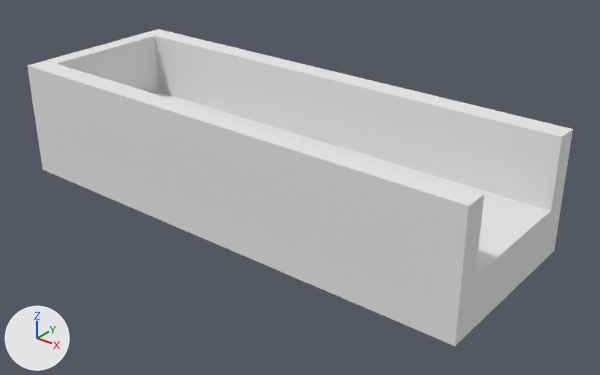
An edit to the OBJ model resources/shape-6.obj, drawn before and after from the same camera.
Both versions are drawn from a 50 mm camera at (0.814, -0.773, 0.484) aimed at (0.191, 0.006, 0.001). Lighting does not change. The marker at lower left points along +X, +Y and +Z. Where no turn or scale is listed for an object, it has been applied to the vertices. Vertices at the same position are counted once.

In view in the first picture: 'shape-6'.
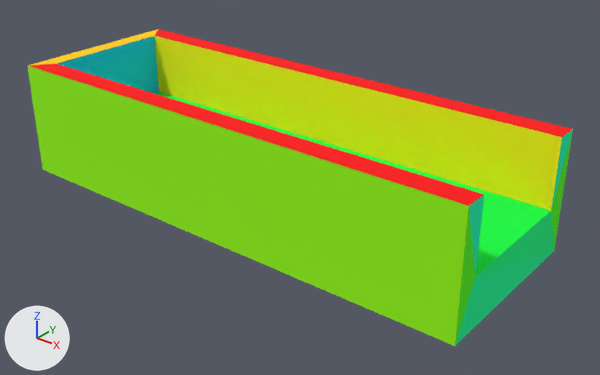
What differs and where, as boxes (x1, y1, x2, y2) in the pictures (600 x 375 px):
'shape-6', recoloured (white to green): (27, 29, 573, 346) in both
part 1 of me_shape_6, recoloured (white to yellow): (63, 29, 158, 62) in both
part 2 of me_shape_6, recoloured (white to yellow): (31, 30, 154, 65) in both
part 3 of me_shape_6, recoloured (white to green): (469, 129, 573, 276) in both
part 4 of me_shape_6, recoloured (white to green): (455, 131, 573, 344) in both
part 5 of me_shape_6, recoloured (white to green): (477, 211, 554, 276) in both
part 6 of me_shape_6, recoloured (white to green): (455, 251, 554, 346) in both
part 7 of me_shape_6, recoloured (white to green): (27, 66, 467, 206) in both
part 8 of me_shape_6, recoloured (white to green): (45, 170, 469, 346) in both
part 9 of me_shape_6, recoloured (white to cyan): (57, 36, 159, 93) in both
part 10 of me_shape_6, recoloured (white to green): (154, 92, 550, 277) in both
part 11 of me_shape_6, recoloured (white to yellow): (155, 36, 562, 211) in both

Edits to the bpy script that builds the scene:
```text
Change mat_material_0:
    mat_material_0.base_color: (0.8, 0.8, 0.8) -> (1.0, 0.0, 0.0)  # white #e7e7e7 -> red #ff0000
Add mat_material_9:
    mat_material_9 = principled_material('material_9')
    mat_material_9.base_color = (0.0, 0.553, 1.0)  # cyan #00c4ff
    mat_material_9.roughness = 1.0
Add mat_material_10:
    mat_material_10 = principled_material('material_10')
    mat_material_10.base_color = (0.0, 0.996, 0.0588)  # green #00ff45
    mat_material_10.roughness = 1.0
Add mat_material_11:
    mat_material_11 = principled_material('material_11')
    mat_material_11.base_color = (1.0, 0.875, 0.0)  # yellow #fff000
    mat_material_11.roughness = 1.0
Add mat_material_4:
    mat_material_4 = principled_material('material_4')
    mat_material_4.base_color = (0.0863, 1.0, 0.0)  # green #53ff00
    mat_material_4.roughness = 1.0
Add mat_material_3:
    mat_material_3 = principled_material('material_3')
    mat_material_3.base_color = (0.0, 1.0, 0.471)  # green #00ffb7
    mat_material_3.roughness = 1.0
Change me_shape_6:
    where me_shape_6.from_pydata(...)  # 16 vertices, 28 faces; spans x -0.2..0.5, y -0.125..0.125, z -0.038..0.125
    me_shape_6 part 1: the 1 face centred in x -0.183, y 0.042, z 0.125 switches from mat_material_0 (white #e7e7e7) to mat_material_1 (yellow #ffce00)
    me_shape_6 part 2: the 1 face centred in x -0.192, y -0.031, z 0.125 switches from mat_material_0 (white #e7e7e7) to mat_material_2 (yellow #ffd000)
    me_shape_6 part 3: all 2 faces centred in x 0.5, y -0.104..0.104, z 0.094 switch from mat_material_0 (white #e7e7e7) to mat_material_3 (green #00ffb6)
    me_shape_6 part 4: all 2 faces centred in x 0.5, y -0.115..0.115, z 0.04 switch from mat_material_0 (white #e7e7e7) to mat_material_4 (green #53ff00)
    me_shape_6 part 5: the 1 face centred in x 0.5, y 0.042, z 0.008 switches from mat_material_0 (white #e7e7e7) to mat_material_5 (green #00ff85)
    me_shape_6 part 6: the 1 face centred in x 0.5, y -0.031, z -0.015 switches from mat_material_0 (white #e7e7e7) to mat_material_6 (green #00ff9a)
    me_shape_6 part 7: the 1 face centred in x 0.033, y -0.125, z 0.071 switches from mat_material_0 (white #e7e7e7) to mat_material_7 (green #95ff00)
    me_shape_6 part 8: the 1 face centred in x 0.267, y -0.125, z 0.017 switches from mat_material_0 (white #e7e7e7) to mat_material_7 (green #95ff00)
    me_shape_6 part 9: all 2 faces centred in x -0.175, y -0.031..0.031, z 0.062..0.094 switch from mat_material_0 (white #e7e7e7) to mat_material_9 (cyan #00c4ff)
    me_shape_6 part 10: all 2 faces centred in x 0.05..0.275, y -0.031..0.031, z 0.031 switch from mat_material_0 (white #e7e7e7) to mat_material_10 (green #00ff45)
    me_shape_6 part 11: all 4 faces centred in x 0.05..0.275, y -0.094..0.094, z 0.062..0.094 switch from mat_material_0 (white #e7e7e7) to mat_material_11 (yellow #fff000)
    add me_shape_6.materials.append(mat_material_1)  # yellow #ffce00
    add me_shape_6.materials.append(mat_material_2)  # yellow #ffd000
    add me_shape_6.materials.append(mat_material_5)  # green #00ff85
    add me_shape_6.materials.append(mat_material_6)  # green #00ff9a
    add me_shape_6.materials.append(mat_material_7)  # green #95ff00
    add me_shape_6.materials.append(mat_material_8)  # cyan #00ffd0
    add me_shape_6.materials.append(mat_material_12)  # blue #0000ff
```
